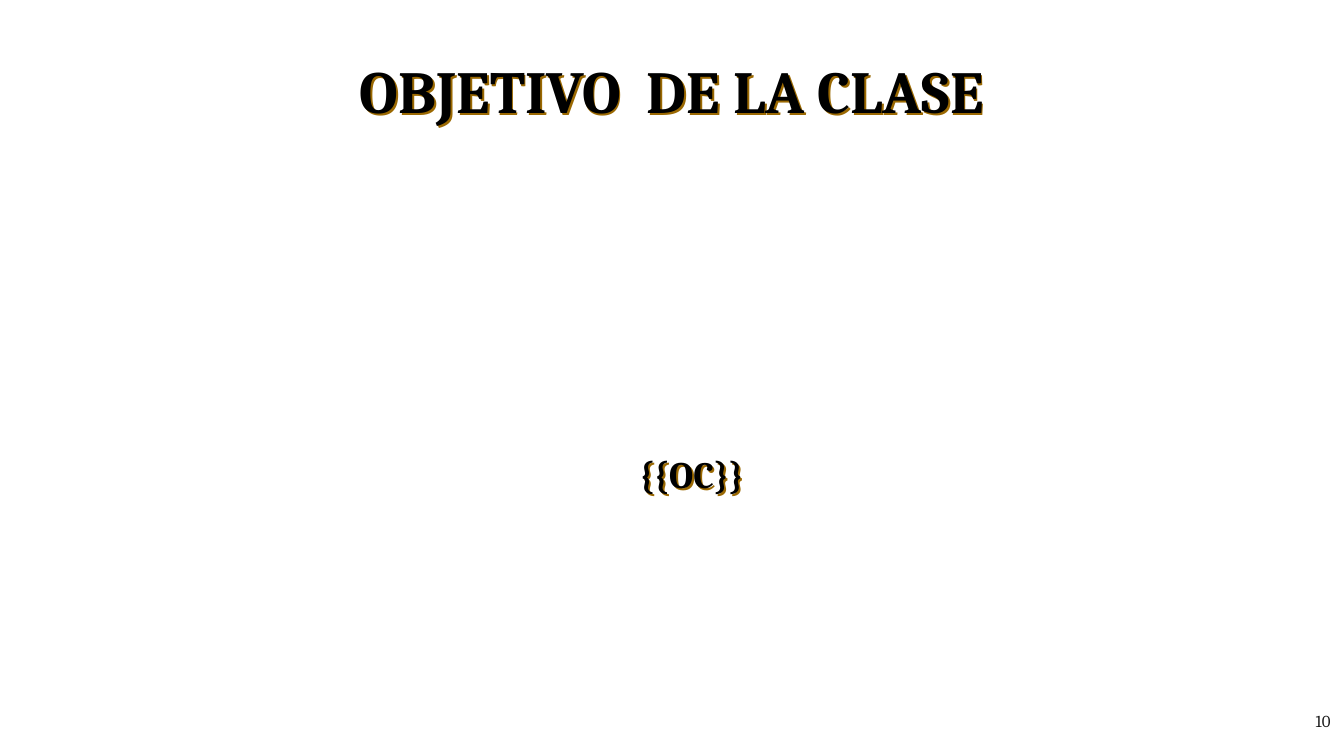
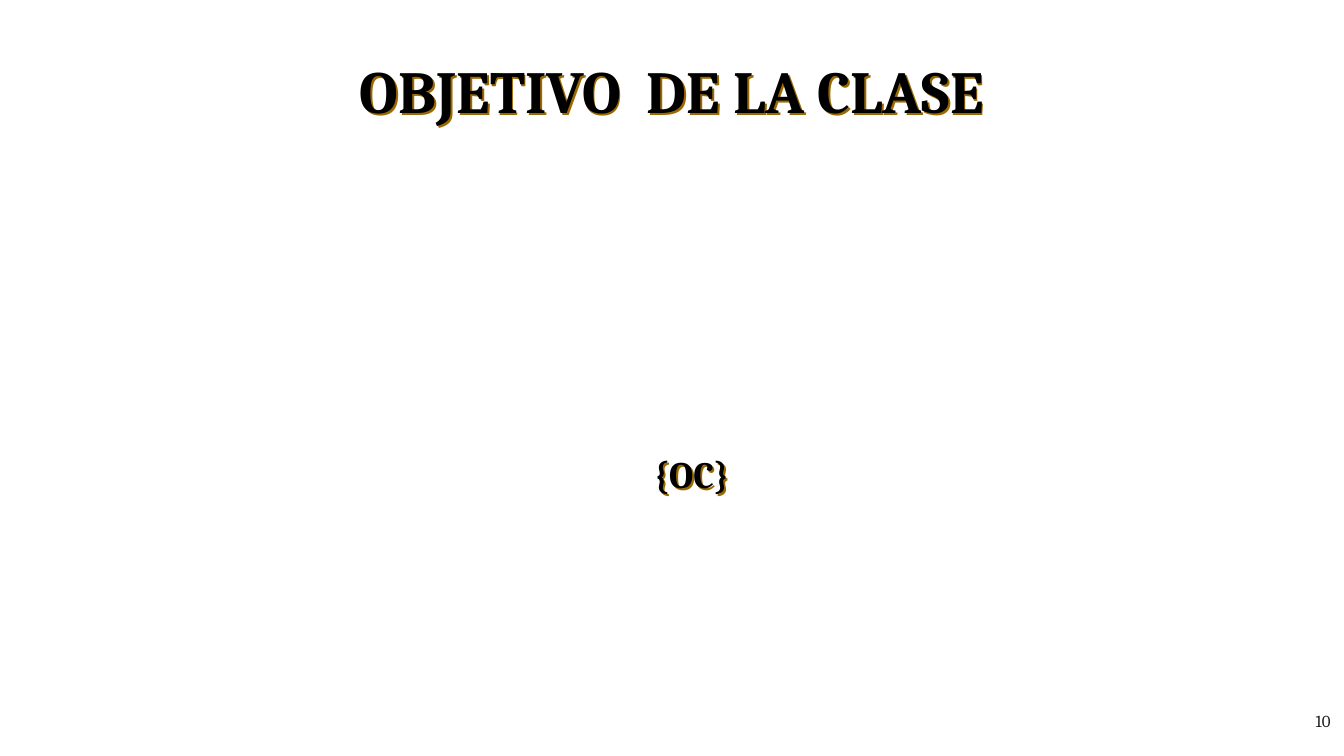
Before and after one commit to rolandomontero/rolux, a slide deck: slide 10 of PLANTILLA_QCA.pptx. Drawn at 1344x756 pixels with LibreOffice and Linux fonts; fonts in the diff are those of the drawing; background and template pictures are left out. Boxes give left, top, right and bottom in pixels: in the first picture for what was removed or moved away, otherwise in the second. Text is boxed around its words. In the diff, an @@ line names an element or a change of style, - is before the commit and + after.

```diff
--- a/PLANTILLA_QCA.pptx
+++ b/PLANTILLA_QCA.pptx
@@ subtitle at bbox=[655, 460, 729, 496]: text changed @@
-{{OC}}
+{OC}
```
Also in this commit, not shown: 2 other slides changed, 9 other files.
